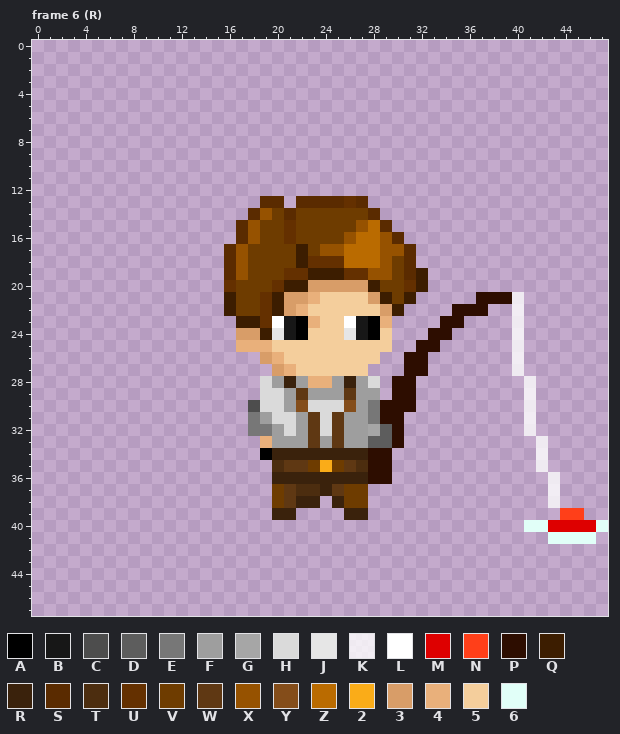
Pixel-art file -- Skins/Default.aseprite. The picture above was drawn from the file before the commit.
48x48 pixels, 176 frames. Colours within 5 levels of each other are drawn and written as one. Shown: frame 6 (R). The commit also changed other frames, which this record leaves out.
Visible layers, top first: "Watering can", "Fishing rod", "Head", "Torso", "Leg".
Palette (. is transparent): A #000000  B #171717  C #4d4d4d  D #5d5d5d  E #777777  F #9e9e9e  G #a6a6a6  H #dadada  J #e6e6e6  K #ffffffc8  L #ffffff  M #de0000  N #ff3f19  P #2d0d00  Q #3c1d00  R #3a220c  S #5a2b00  T #4c2d0f  U #643000  V #6e3c00  W #5f3813  X #965200  Y #844d1a  Z #ba6b00  2 #faac18  3 #d89d68  4 #e9b07b  5 #f4ce9c  6 #e1fff8
Pixels before, frame 6 (R), first column x 16:
13 ...SS.SSSSUS....................
14 ..SXVSVVVVVVS...................
15 .SXVVUVVVVVXZS..................
16 .SXVVUVVVVXZZXS.................
17 SXVVVVQVXXZZZXXS................
18 SXVVVVQUUUZZZXVS................
19 SXVVVUUQQQUUXXVSQ...............
20 UVVVUQQ33333QVVUQ...............
21 QVVUQ33455553QVQ.....PPPK.......
22 QVVUQ345555553Q....PPP..K.......
23 .QQULBA455LBA4....PP....K.......
24 .33QJBA555JBA5...PP.....K.......
25 .4445555555555..PP......K.......
26 ...3455555555..PP.......K.......
27 ....34555555...PP.......K.......
28 ...HFRF44FRFH.PP.........K......
29 ...HHFWFFFWFF.PP.........K......
30 ..CHHFYHHHYFEPPP.........K......
31 ..EFHHFWHWFFEPP..........K......
32 ..EEFHFWHWFFGDP..........K......
33 ...4FFFWFWFFDDP...........K.....
34 ...ARRRRRRRRPP............K.....
35 ....TWWV2VWTPP............K.....
36 ....RRRRRRRRPP.............K....
37 ....VWTTRWVV...............K....
38 ....VWRR.RVV...............K....
39 ....RR....RR................NN..
40 .........................66MMMM6
41 ...........................6666.
After:
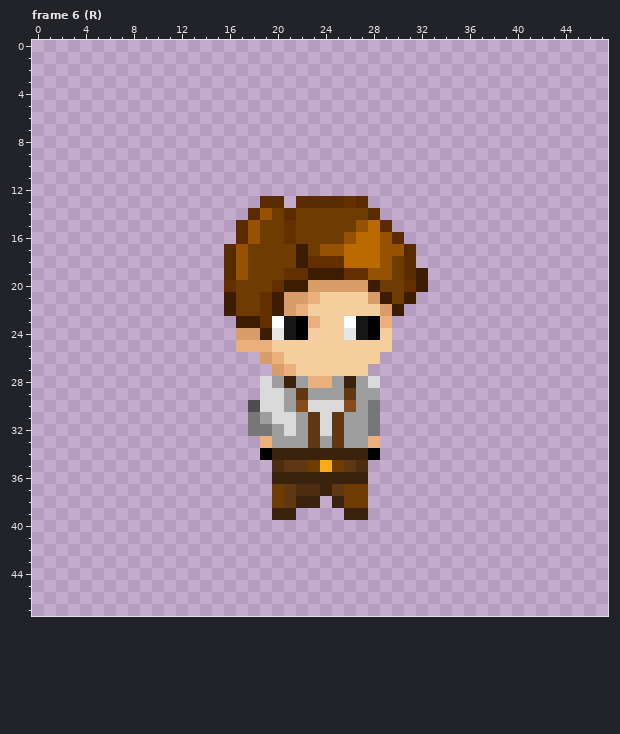
Diff:
layer "Fishing rod" now hidden
Changed rows in their new state; - is an unchanged pixel.
Frame 6 (R):
first column x 28:
21 ---------....-------
22 -------...--.-------
23 ------..----.-------
24 -----..-----.-------
25 ----..------.-------
26 ---..-------.-------
27 ---..-------.-------
28 --..---------.------
29 --..---------.------
30 -...---------.------
31 -..----------.------
32 E..----------.------
33 4..-----------.-----
34 A.------------.-----
35 ..------------.-----
36 ..-------------.----
37 ---------------.----
38 ---------------.----
39 ----------------..--
40 -------------.......
41 ---------------....-
Pixel boxes of the changes (left, top, right, bottom) in both pictures:
changed: (368, 292, 608, 544)
